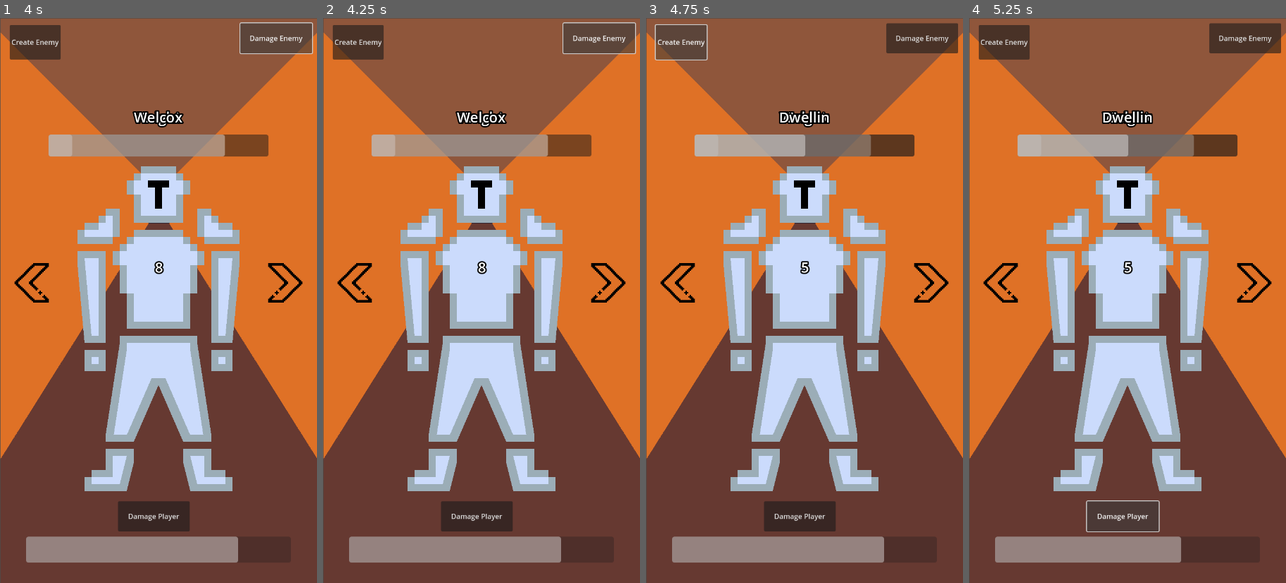
Above: before the commit, frames 1-4 (left to right).
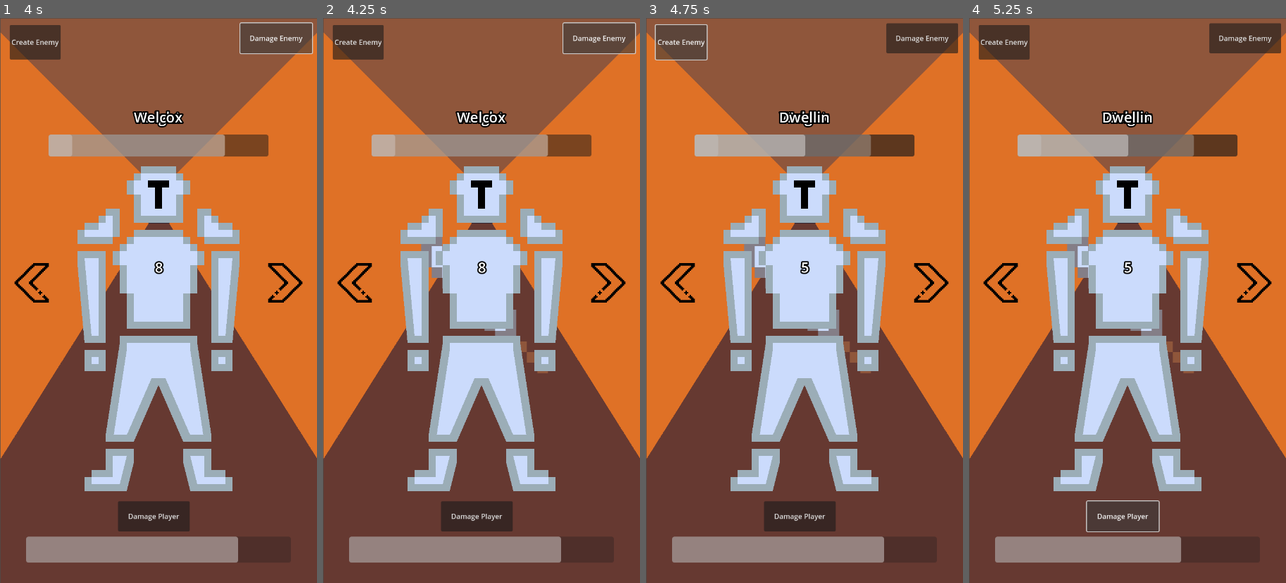
Above: after the commit, the same moments.

Repository: 3mhurley/swipe-of-fate
Game: Godot game, scene res://Scenes/main.tscn
Two runs of this game, one before a commit and one after it. Both use one fixed random seed, a clock stepped at 60 frames per second and the inputs below.
Inputs:
- Up to frame 1 (4 s): click "Damage Player" at 0.5 s; click "Damage Enemy" at 1.25 s; click "Create Enemy" at 2 s; click "Damage Player" at 2.75 s; click "Damage Enemy" at 3.5 s
- Up to frame 2 (4.25 s): no input
- Up to frame 3 (4.75 s): click "Create Enemy" at 4.25 s
- Up to frame 4 (5.25 s): click "Damage Player" at 5 s

Frame 1 is identical in both runs. In frame 2, 0.5% of the frame differs, in the area x 30-71%, y 38-63%; in frame 3, 0.5%; in frame 4, 0.5%.

Commit message:
add damage timer

Diff:
--- /dev/null
+++ b/Scenes/combat.tscn
@@ -0,0 +1,10 @@
+[gd_scene load_steps=2 format=3 uid="uid://dcwe1df5fl47c"]
+
+[ext_resource type="Script" path="res://Scripts/combat.gd" id="1_wnp00"]
+
+[node name="Combat" type="Node2D"]
+script = ExtResource("1_wnp00")
+
+[node name="Timer" type="Timer" parent="."]
+
+[connection signal="timeout" from="Timer" to="." method="_on_timer_timeout"]
--- a/Scenes/input_listener.tscn
+++ b/Scenes/input_listener.tscn
@@ -1,7 +1,7 @@
 [gd_scene load_steps=3 format=3 uid="uid://bsvpaghpx4p75"]
 
 [ext_resource type="Texture2D" uid="uid://bci3a8chw2idy" path="res://Misc/Arrow-Sprites-0001.png" id="1_iynav"]
-[ext_resource type="Script" path="res://Scenes/input_listener.gd" id="2_ucsab"]
+[ext_resource type="Script" path="res://Scripts/input_listener.gd" id="2_ucsab"]
 
 [node name="InputListener" type="Sprite2D"]
 texture = ExtResource("1_iynav")
--- a/Scenes/main.tscn
+++ b/Scenes/main.tscn
@@ -1,8 +1,9 @@
-[gd_scene load_steps=6 format=3 uid="uid://cr1bdp6icg15g"]
+[gd_scene load_steps=7 format=3 uid="uid://cr1bdp6icg15g"]
 
 [ext_resource type="Script" path="res://Scripts/swipe.gd" id="1_bukg6"]
 [ext_resource type="PackedScene" uid="uid://buy303q1o7s3" path="res://Scenes/tunnel.tscn" id="1_pnt8d"]
 [ext_resource type="Script" path="res://Scripts/player.gd" id="1_uelvu"]
+[ext_resource type="PackedScene" uid="uid://dcwe1df5fl47c" path="res://Scenes/combat.tscn" id="2_3fr1v"]
 [ext_resource type="PackedScene" uid="uid://bsvpaghpx4p75" path="res://Scenes/input_listener.tscn" id="2_8kw8g"]
 [ext_resource type="PackedScene" uid="uid://b8u8xelycr637" path="res://Sprites/enemy.tscn" id="2_roqx8"]
 
@@ -13,6 +14,8 @@
 [node name="Camera2D" type="Camera2D" parent="GameScreen"]
 anchor_mode = 0
 script = ExtResource("1_bukg6")
+
+[node name="Combat" parent="GameScreen" instance=ExtResource("2_3fr1v")]
 
 [node name="CanvasLayer" type="CanvasLayer" parent="GameScreen"]
 
--- /dev/null
+++ b/Scripts/combat.gd
@@ -0,0 +1,45 @@
+extends Node2D
+
+@onready var damage_scene: PackedScene = preload("res://Sprites/damage.tscn")
+
+# Called when the node enters the scene tree for the first time.
+func _ready() -> void:
+	get_node("Timer").wait_time = 4
+	get_node("Timer").start()
+
+func add_damage_sprite() -> void:
+	var damage: Damage = damage_scene.instantiate()
+	var damage_image_rotation: String = "Left"
+
+	add_child(damage)
+	damage.set_damage_values(damage_image_rotation)
+	damage.visible = true
+
+# Called every frame. 'delta' is the elapsed time since the previous frame.
+func _process(_delta: float) -> void:
+	pass
+
+
+func _on_timer_timeout() -> void:
+	print("Timer timeout")
+	# add_damage_sprite()
+
+	var damage: Damage = damage_scene.instantiate()
+	var damage_image_rotation: String = "Left"
+
+	add_child(damage)
+	damage.set_damage_values(damage_image_rotation)
+	damage.visible = true
+
+	var remove_timer = Timer.new()
+	remove_timer.wait_time = 1.5
+	remove_timer.timeout.connect(_on_RemoveTimer_timeout)
+	add_child(remove_timer)
+	remove_timer.start()
+
+func _on_RemoveTimer_timeout():
+	# Remove the sprite
+	get_node("Sprite").queue_free()
+
+	# Remove the remove timer
+	queue_free()
--- /dev/null
+++ b/Scripts/damage.gd
@@ -0,0 +1,23 @@
+class_name Damage extends Node2D
+
+# @export var damage_image_sprite: Sprite2D
+@export var damage_image_rotation: String = "Left"
+
+@onready var damage_image_sprite: Sprite2D = $DamageImage/DamageImageSprite
+
+func _ready() -> void:
+	set_damage_values(damage_image_rotation)
+	visible = false
+
+func set_damage_values( _image_rotation: String):
+	damage_image_rotation = _image_rotation
+
+	_update_graphics()
+
+func _update_graphics():
+	if damage_image_rotation == "Right":
+		damage_image_sprite.flip_h = true
+
+# Called every frame. 'delta' is the elapsed time since the previous frame.
+func _process(_delta: float) -> void:
+	_update_graphics()
--- /dev/null
+++ b/Sprites/damage.tscn
@@ -0,0 +1,15 @@
+[gd_scene load_steps=3 format=3 uid="uid://che7bsgofrinv"]
+
+[ext_resource type="Texture2D" uid="uid://b8xr3ve2qtls5" path="res://Sprites/Weapon-0001.png" id="1_a8306"]
+[ext_resource type="Script" path="res://Scripts/damage.gd" id="1_ladoh"]
+
+[node name="Damage" type="Node2D"]
+script = ExtResource("1_ladoh")
+
+[node name="DamageImage" type="Node" parent="."]
+
+[node name="DamageImageSprite" type="Sprite2D" parent="DamageImage"]
+position = Vector2(175, 445)
+scale = Vector2(1.5, 1.5)
+texture = ExtResource("1_a8306")
+centered = false
Renamed: Scenes/input_listener.gd -> Scripts/input_listener.gd
